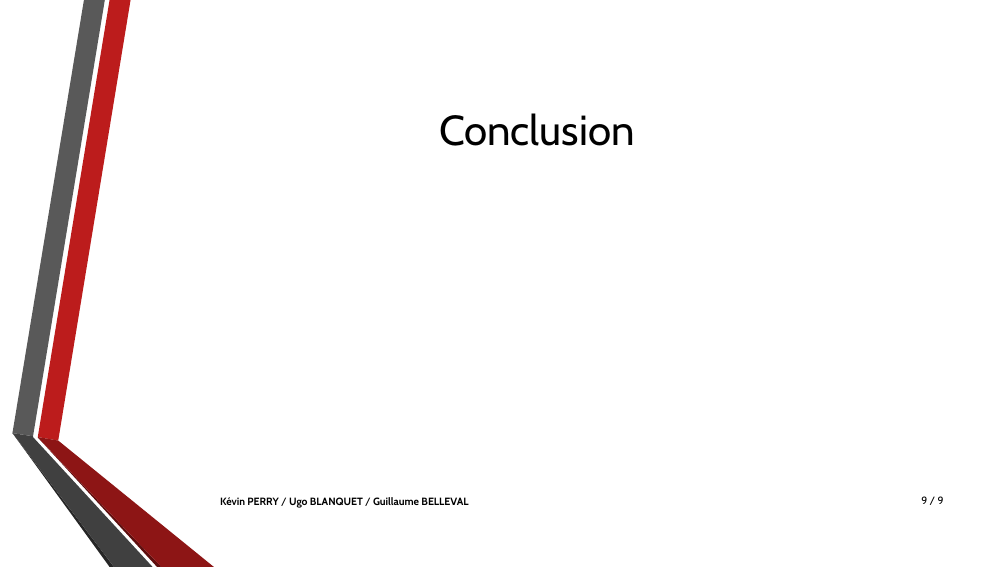
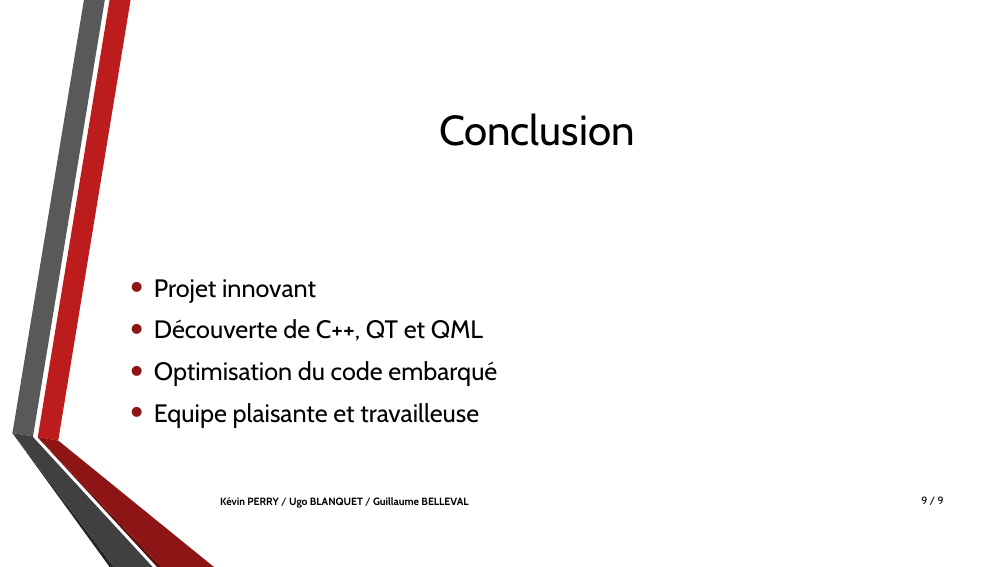
Before and after one commit to anarkopsykotik/proj4a, a slide deck: slide 9 of Projet.pptx. Drawn at 1008x567 pixels with LibreOffice and Linux fonts; fonts in the diff are those of the drawing; background and template pictures are left out. Boxes give left, top, right and bottom in pixels: in the first picture for what was removed or moved away, otherwise in the second. Text is boxed around its words. In the diff, an @@ line names an element or a change of style, - is before the commit and + after.

```diff
--- a/Projet.pptx
+++ b/Projet.pptx
@@ text added at (154,279,497,428), 24 pt, text #000000 @@
+• Projet innovant
+• Découverte de C++, QT et QML
+• Optimisation du code embarqué
+• Equipe plaisante et travailleuse
```
Also in this commit, not shown: 4 other slides changed, 2 other files.
